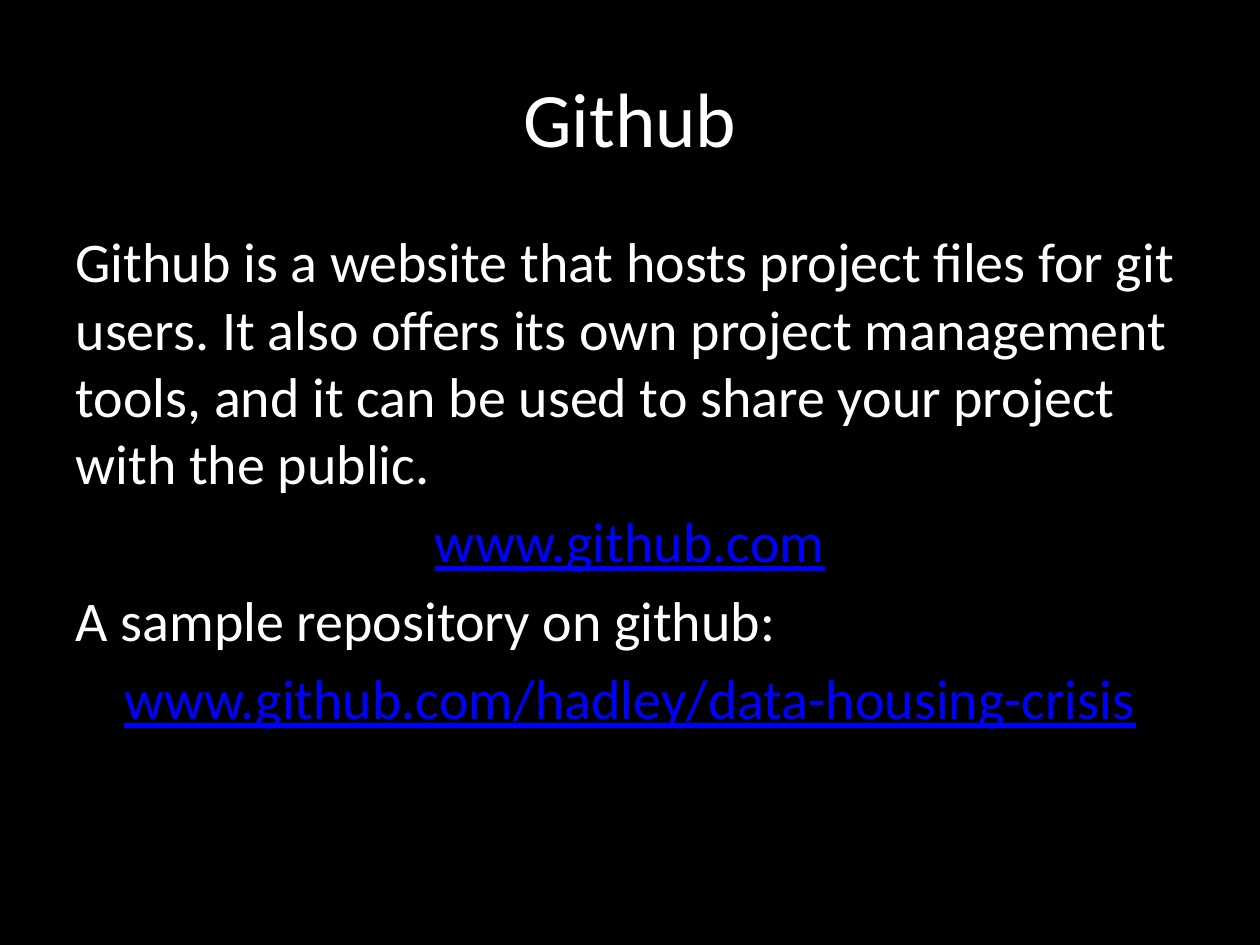
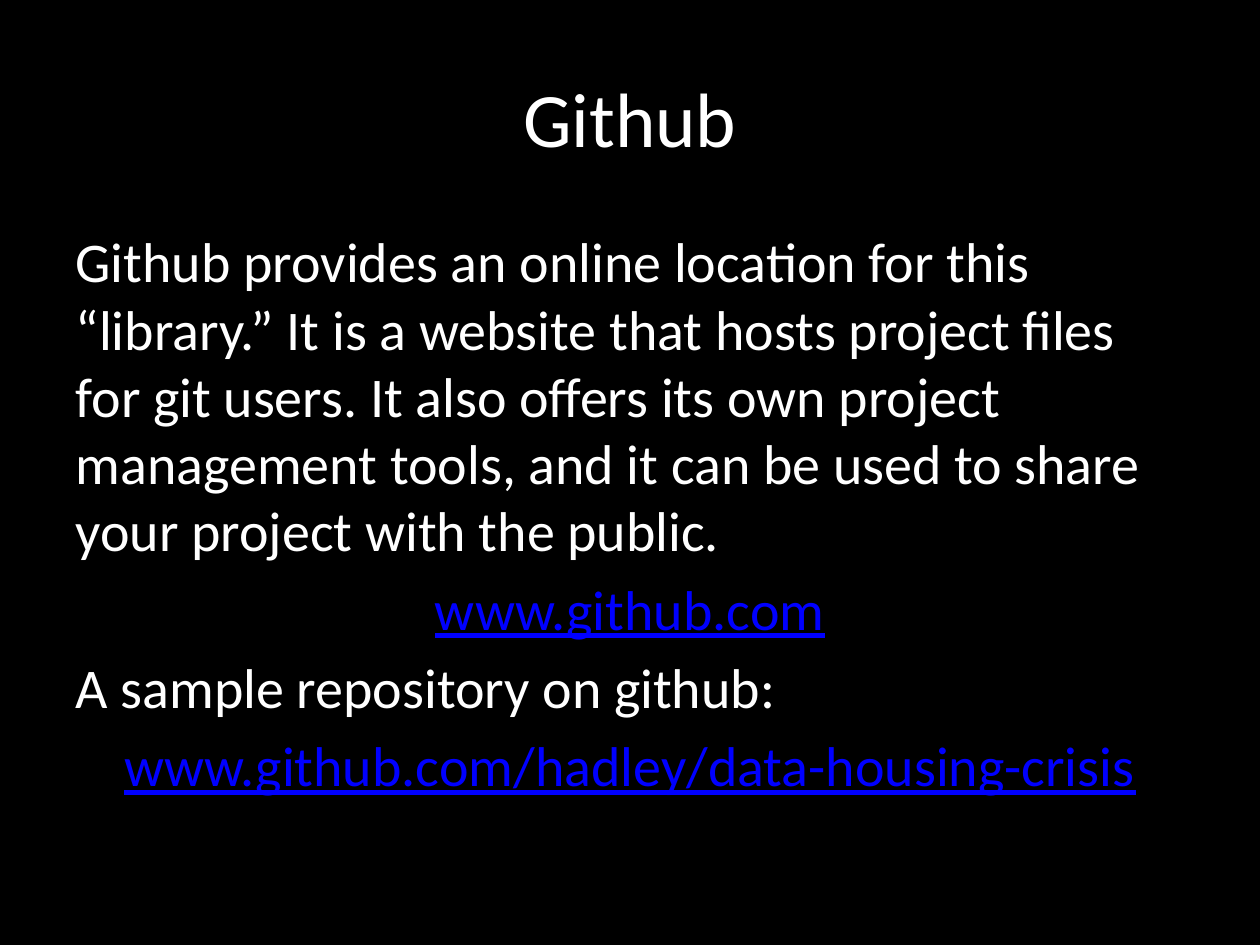
Before and after one commit to hadley/stat405-resources, a slide deck: slide 13 of git-lecture/Stat-405-git-lecture.pptx (slide 12 before the commit). Drawn at 1260x945 pixels with LibreOffice and Linux fonts; fonts in the diff are those of the drawing. Boxes give left, top, right and bottom in pixels: in the first picture for what was removed or moved away, otherwise in the second. Text is boxed around its words. In the diff, an @@ line names an element or a change of style, - is before the commit and + after.

```diff
--- a/git-lecture/Stat-405-git-lecture.pptx
+++ b/git-lecture/Stat-405-git-lecture.pptx
@@ text at bbox=[76, 243, 1140, 561]: text changed @@
-Github is a website that hosts project files for git users. It also offers its own project management tools, and it can be used to share your project with the public.
+Github provides an online location for this “library.” It is a website that hosts project files for git users. It also offers its own project management tools, and it can be used to share your project with the public.
```
Also in this commit, not shown: 21 other slides changed, 24 slides added, 4 slides removed, 1 other file.
